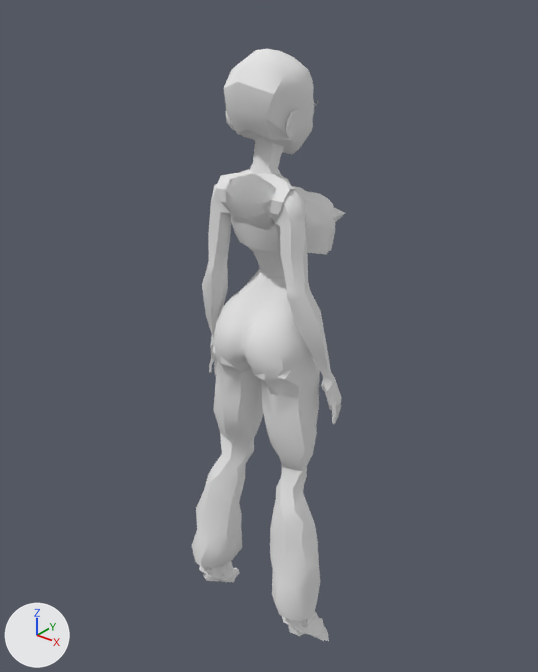
The Blender file iris_toon_iris_presize2.blend as it was, and as the next commit left it.
Both versions are drawn from a 50 mm camera at (2.18, -2.64, 3.56) aimed at (-0.05, 0.14, 1.83). The lights are fixed; the arrows at lower left show +X, +Y and +Z.

The first picture shows 'Girl_body', 'Girl_cloth1', 'Girl_head.002'.
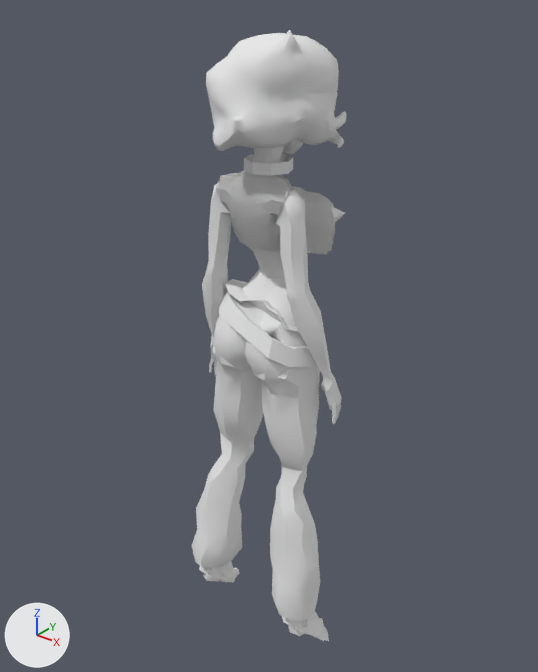
Edits to the scene script, one JSON object a line:
```json
{"block": "me_cube_001", "where": "# used by ob_girl_cloth1; location = (0.0, 0.0, 0.0)"}
{"op": "remove", "block": "me_cube_001", "code": "me_cube_001.from_pydata(...)  # 486 vertices, 841 faces, 1 loose edge; spans x 0.0..0.46, y -0.21..0.4, z 0.05..2.74"}
{"op": "add", "block": "me_cube_001", "code": "me_cube_001.from_pydata(...)  # 1305 vertices, 2145 faces, 2 loose edges; spans x -0.46..0.46, y -0.21..0.4, z 0.05..2.79"}
{"block": "me_cube_001", "change": "me_cube_001 part 1: a new loose piece of 187 vertices spanning x -0.25..0.25, y -0.09..0.4, z 2.32..2.74, in mat_material_cloth (its picture is missing)"}
{"block": "me_cube_001", "change": "me_cube_001 part 2: a new loose piece of 64 vertices spanning x -0.27..0.32, y -0.15..0.27, z 1.76..2.1, in mat_material_cloth (its picture is missing)"}
{"block": "me_cube_001", "change": "me_cube_001 part 3: a new loose piece of 16 vertices spanning x -0.12..0.12, y -0.04..0.19, z 2.73..2.79, in mat_material_cloth (its picture is missing)"}
{"block": "me_cube_001", "change": "me_cube_001 part 4: 5 vertices moved from x 0.05..0.22, y -0.05..0.23, z 1.89..2.04 to x 0.05..0.24, y -0.05..0.25, z 1.89..2.04; 8 vertices removed from x 0.04..0.22, y -0.01..0.25, z 1.93..2.08; 453 vertices added at x -0.46..0.29, y -0.21..0.4, z 0.05..2.74"}
{"op": "remove", "block": "me_cube_001", "code": "me_cube_001.materials.append(mat_material_cloth)"}
{"op": "remove", "block": "ob_girl_hair2", "code": "ob_girl_hair2.hide_viewport = True"}
{"op": "remove", "block": "ob_girl_cloth1", "code": "_m = ob_girl_cloth1.modifiers.new('Mirror', 'MIRROR')"}
{"op": "remove", "block": "ob_girl_cloth1", "code": "_m.use_clip = True"}
```

Pixel boxes (x1, y1, x2, y2) of what changed, in the pictures (538 x 672 px):
```json
{"object": "Girl_cloth1", "change": "reshaped, modifiers changed", "before": [192, 169, 345, 641], "after": [192, 154, 345, 641]}
{"object": "Girl_hair2", "change": "shown", "after": [206, 30, 347, 151]}
{"part": 1, "of": "me_cube_001", "change": "added", "after": [216, 171, 335, 254]}
{"part": 2, "of": "me_cube_001", "change": "added", "after": [218, 291, 317, 367]}
{"part": 3, "of": "me_cube_001", "change": "added", "after": [244, 154, 293, 176]}
{"part": 4, "of": "me_cube_001", "change": "built on", "before": [223, 293, 299, 332], "after": [192, 172, 300, 582]}
{"object": "Girl_head.002", "change": "unchanged, covered by the edit", "before": [223, 49, 319, 154], "after": [282, 139, 303, 154]}
```
